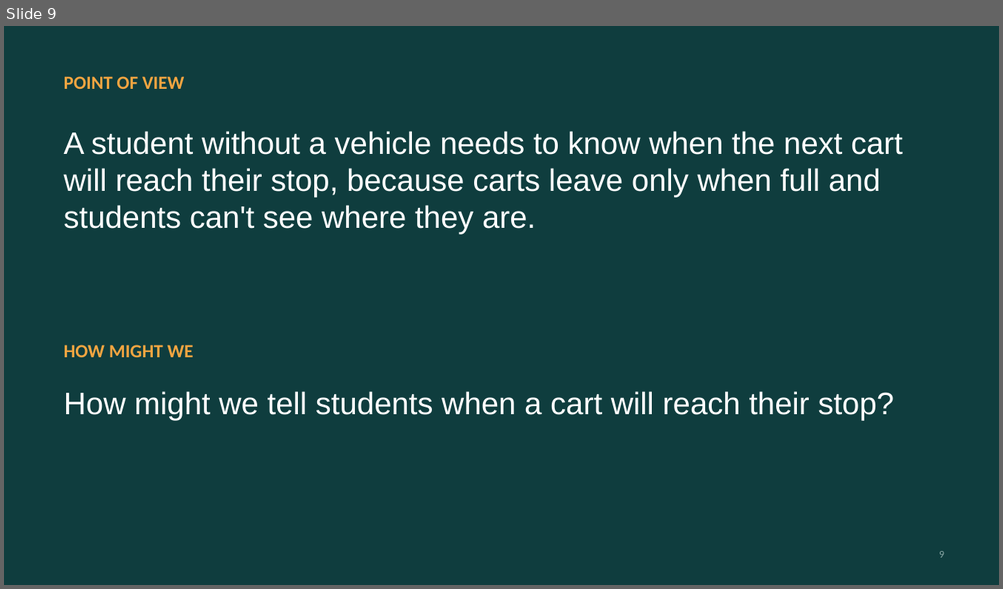
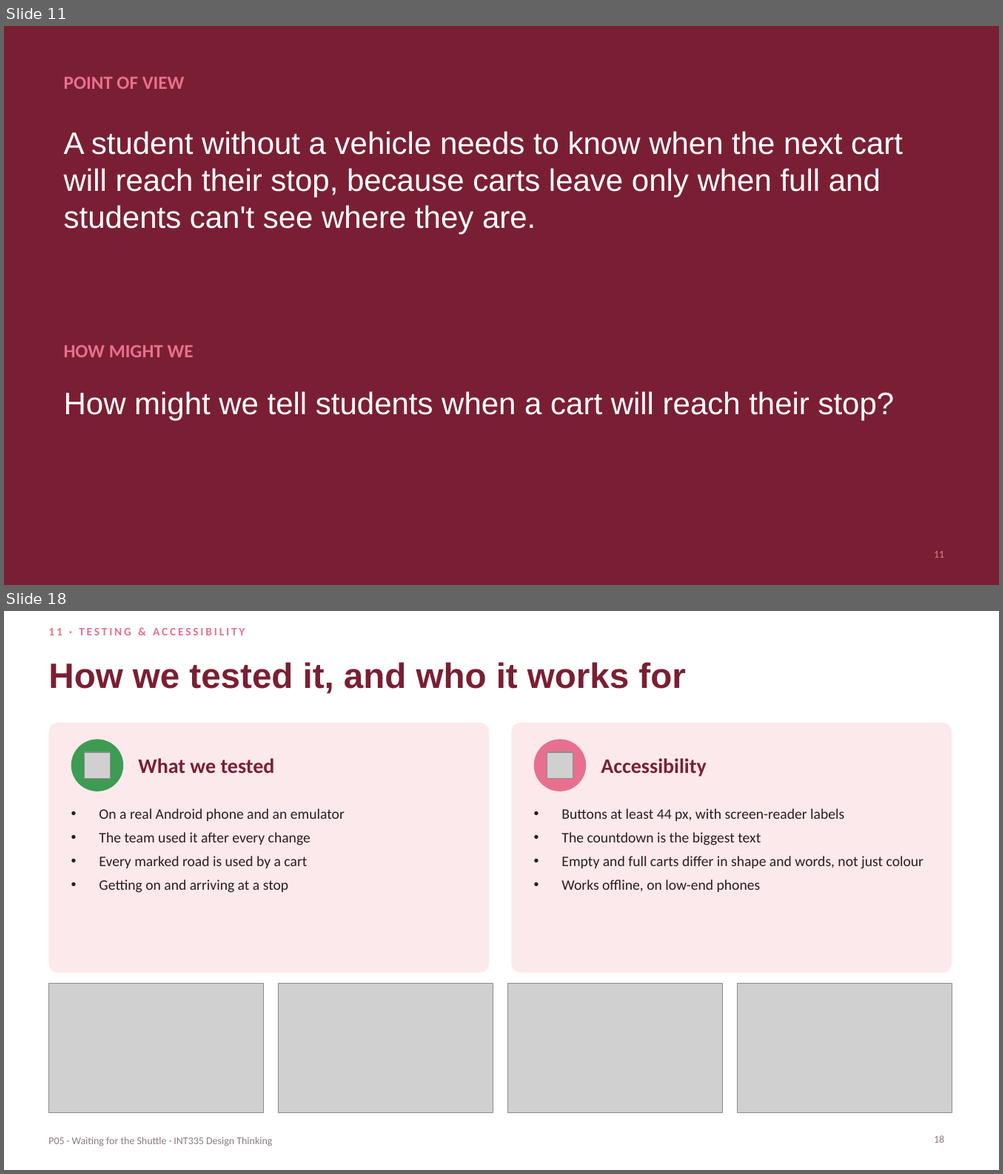
Before and after one commit to ShadowIzzHerZ/waiting-for-the-shuttle, a slide deck: deck/P05_Waiting_for_the_Shuttle.pptx. Shown one above the other, each under a label of ours: slide 9 before the commit, slides 11 and 18 after it; the slides between them are not shown. The pictures are 1003x589 and 1003x1174 pixels, drawn with LibreOffice and Linux fonts; fonts in the diff are those of the drawing; grey boxes stand for pictures. Boxes give left, top, right and bottom in pixels: in the first picture for what was removed or moved away, otherwise in the second. Text is boxed around its words. In the diff, an @@ line names an element or a change of style, - is before the commit and + after.

Commit message:
Deck follows the 12-section report skeleton, in the bracelet colours
Sections: problem, research plan, primary research, findings,
competitive analysis, personas and empathy map, ideation, storyboard and
journey, IA and user flow, prototype, testing and accessibility,
conclusion and links. New slides for the research plan, competitive
analysis, IA and user flow, testing and conclusion; dropped the affinity,
HMW-list and concept slides. Palette from the team's floral bracelet.

```diff
--- a/deck/P05_Waiting_for_the_Shuttle.pptx
+++ b/deck/P05_Waiting_for_the_Shuttle.pptx
@@ slide 18 added at <box>4,611,999,1170</box>, background #FFFFFF @@
@@ text added at <box>48,628,244,635</box>, 11 pt, text #E8708F, bold @@
+11 · TESTING & ACCESSIBILITY
@@ title added at <box>48,662,685,694</box>, 34 pt, text #7A1F33, bold @@
+How we tested it, and who it works for
@@ rounded rectangle added at <box>48,723,489,973</box>, fill #FCE9EC @@
@@ ellipse added at <box>71,739,123,792</box>, fill #3E9B54 @@
@@ rounded rectangle added at <box>512,723,951,973</box>, fill #FCE9EC @@
@@ ellipse added at <box>534,739,586,792</box>, fill #E8708F @@
@@ picture added at <box>84,753,110,779</box> @@
@@ text added at <box>138,758,275,773</box>, 20 pt, text #7A1F33, bold @@
+What we tested
@@ picture added at <box>547,753,573,779</box> @@
@@ text added at <box>600,758,706,777</box>, 20 pt, text #7A1F33, bold @@
+Accessibility
@@ text added at <box>99,809,344,893</box>, 14 pt, text #2B1D20 @@
+• On a real Android phone and an emulator
+• The team used it after every change
+• Every marked road is used by a cart
+• Getting on and arriving at a stop
@@ text added at <box>561,809,923,892</box>, 14 pt, text #2B1D20 @@
+• Buttons at least 44 px, with screen-reader labels
+• The countdown is the biggest text
+• Empty and full carts differ in shape and words, not just colour
+• Works offline, on low-end phones
@@ picture added at <box>48,984,264,1113</box> @@
@@ picture added at <box>278,984,492,1113</box> @@
@@ picture added at <box>508,984,723,1113</box> @@
@@ picture added at <box>737,984,951,1113</box> @@
@@ text added at <box>48,1137,272,1147</box>, 10 pt, text #8C7A7E @@
+P05 · Waiting for the Shuttle · INT335 Design Thinking
@@ page number added at <box>933,1136,944,1143</box>, 10 pt, text #8C7A7E @@
+18
@@ what was slide 9 is now slide 11 @@
@@ slide 11 changed as well @@
@@ background #0F3D3E to #7A1F33 @@
@@ title "POINT OF VIEW" at <box>64,76,185,89</box>: text colour #F2A541 to #E8708F @@
@@ text "HOW MIGHT WE" at <box>64,345,193,358</box>: text colour #F2A541 to #E8708F @@
@@ page number at <box>933,551,944,558</box>: text changed; text colour #8AA8A6 to #C98A97 @@
-9
+11
```
Also in this commit, not shown: 14 other slides changed, 4 other slides added, 4 slides removed, 1 other file.
